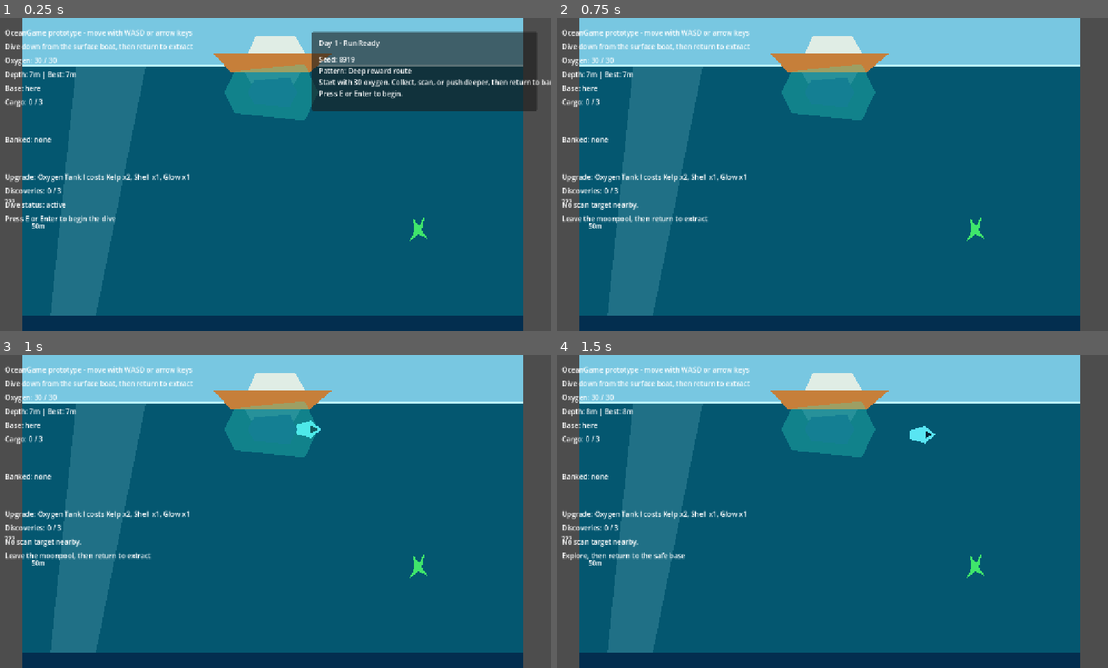
Above: before the commit, frames 1-4 (two rows, left to right).
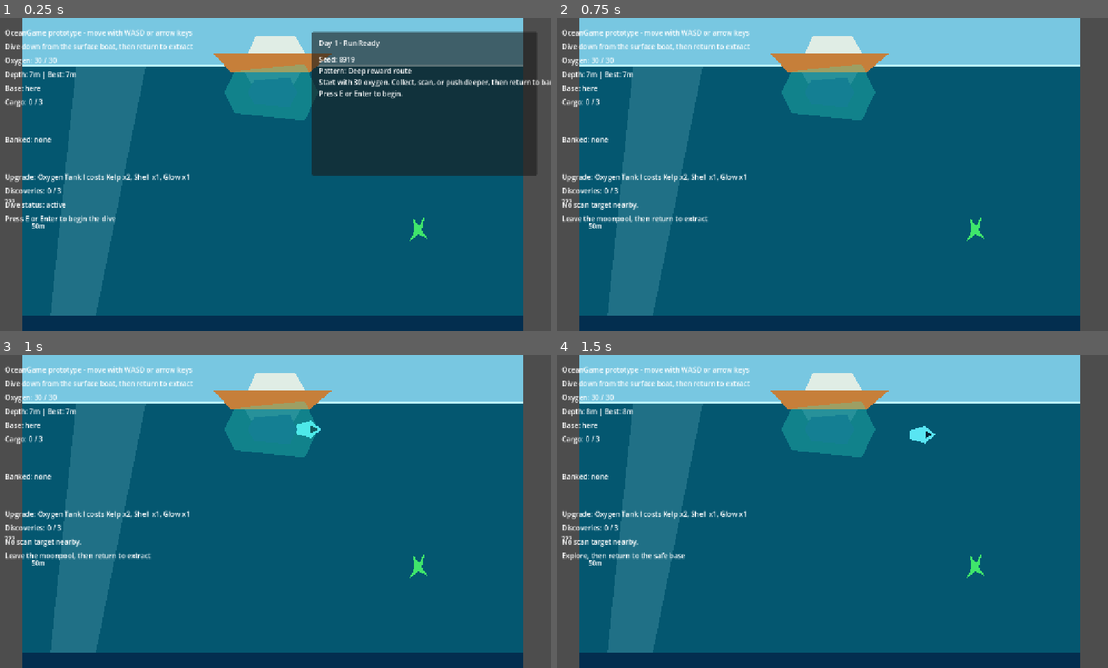
Above: after the commit, the same moments.

Repository: joeypshell/OceanGame
Game: Godot game, scene res://scenes/Main.tscn
The game is run twice, just before and just after one commit, with the same random seed, the same clock (stepped at 60 frames per second) and the same inputs.
Inputs:
- Up to frame 1 (0.25 s): no input
- Up to frame 2 (0.75 s): tap E (interact) at 0.5 s; hold D (move_right) from 0.53 s (still down); tap F (scan) at 0.6 s
- Up to frame 3 (1 s): keep holding D (move_right)
- Up to frame 4 (1.5 s): release D (move_right) at 1.28 s; hold S (move_down) from 1.28 s (still down); tap E (interact) at 1.35 s

The runs differ from the first frame. In frame 1, 8.4% of the frame differs, in the area x 56-98%, y 29-51%; in frame 2, nothing differs; in frame 3, nothing differs; in frame 4, nothing differs.

Commit message:
Resolve #30 add run telemetry checklist

Diff:
--- a/scenes/Main.tscn
+++ b/scenes/Main.tscn
@@ -547,7 +547,7 @@
 offset_left = 730.0
 offset_top = 32.0
 offset_right = 1248.0
-offset_bottom = 214.0
+offset_bottom = 362.0
 
 [node name="RunTitle" type="Label" parent="HUD/RunPanel"]
 offset_left = 16.0
@@ -560,15 +560,15 @@
 offset_left = 16.0
 offset_top = 52.0
 offset_right = 492.0
-offset_bottom = 166.0
+offset_bottom = 314.0
 text = "Press E or Enter to begin."
 
 [node name="UpgradePanel" type="Panel" parent="HUD"]
 visible = false
 offset_left = 730.0
-offset_top = 228.0
+offset_top = 376.0
 offset_right = 1248.0
-offset_bottom = 454.0
+offset_bottom = 602.0
 
 [node name="UpgradeMenuTitle" type="Label" parent="HUD/UpgradePanel"]
 offset_left = 16.0
--- a/scripts/main.gd
+++ b/scripts/main.gd
@@ -68,6 +68,10 @@
 var last_result_summary := ""
 var upgrade_menu_feedback := ""
 var current_resource_cluster_pattern := "cautious"
+var run_collected_resources: Array[String] = []
+var run_completed_scans: Array[String] = []
+var run_predator_contacts := 0
+var run_failure_cause := "none"
 
 func _ready() -> void:
 	base_zone.body_entered.connect(_on_base_zone_body_entered)
@@ -119,6 +123,7 @@
 		_format_resource_counts(extracted_cargo),
 		roundi(progression_state.best_depth_reached)
 	]
+	last_result_summary += _format_run_telemetry("extracted")
 	upgrade_menu_feedback = "Deposited %d resource(s) into the bank.%s" % [
 		extracted_count,
 		_format_resource_counts(extracted_cargo)
@@ -128,7 +133,10 @@
 	_update_hud()
 
 func _fail_dive() -> void:
+	if run_failure_cause == "none":
+		run_failure_cause = "oxygen depleted"
 	last_result_summary = "Dive failed: oxygen depleted.\nCarried cargo lost.\nBanked resources, upgrades, and scans kept.\nBest depth: %dm." % roundi(progression_state.best_depth_reached)
+	last_result_summary += _format_run_telemetry("failed")
 	upgrade_menu_feedback = ""
 	_save_progression()
 	status_label.text = "Dive failed: oxygen depleted. Cargo lost."
@@ -154,6 +162,7 @@
 func _prepare_next_run() -> void:
 	progression_state.advance_run()
 	dive_session.reset(_current_max_oxygen())
+	_reset_run_telemetry()
 	_place_starter_resources_for_run()
 
 func _on_base_zone_body_entered(body: Node2D) -> void:
@@ -217,6 +226,7 @@
 		target.description,
 		target.gameplay_fact
 	)
+	run_completed_scans.append(target.discovery_id)
 	if target.discovery_id == "lantern_fry":
 		glow_plankton_highlight_timer = 8.0
 	elif target.discovery_id == "thermal_vent":
@@ -261,7 +271,10 @@
 		return
 
 	pickup.collect()
+	run_collected_resources.append(pickup.definition.id)
 	dive_session.drain_oxygen(collect_oxygen_cost)
+	if dive_session.result == DiveSessionScript.Result.FAILED:
+		run_failure_cause = "oxygen depleted after collecting %s" % pickup.definition.display_name
 	if dive_session.result == DiveSessionScript.Result.FAILED:
 		_fail_dive()
 	else:
@@ -277,7 +290,10 @@
 		knockback_direction = Vector2.UP
 
 	player.apply_knockback(knockback_direction, 520.0, 0.55)
+	run_predator_contacts += 1
 	dive_session.drain_oxygen(predator_contact_oxygen_cost)
+	if dive_session.result == DiveSessionScript.Result.FAILED:
+		run_failure_cause = "oxygen depleted after predator contact"
 	if dive_session.result == DiveSessionScript.Result.FAILED:
 		_fail_dive()
 	else:
@@ -478,6 +494,35 @@
 		_:
 			return pattern
 
+func _reset_run_telemetry() -> void:
+	run_collected_resources.clear()
+	run_completed_scans.clear()
+	run_predator_contacts = 0
+	run_failure_cause = "none"
+
+func _format_run_telemetry(result_name: String) -> String:
+	return "\n\nPlaytest data:\nResult: %s\nSeed: %d\nPattern: %s\nCargo collected:%s\nScans: %s\nPredator contacts: %d\nOxygen at result: %d / %d\nFailure cause: %s" % [
+		result_name,
+		progression_state.current_run_seed,
+		_format_cluster_pattern(current_resource_cluster_pattern),
+		_format_resource_counts(run_collected_resources),
+		_format_scan_ids(run_completed_scans),
+		run_predator_contacts,
+		ceili(dive_session.oxygen),
+		ceili(dive_session.max_oxygen),
+		run_failure_cause
+	]
+
+func _format_scan_ids(scan_ids: Array[String]) -> String:
+	if scan_ids.is_empty():
+		return "none"
+
+	var parts: Array[String] = []
+	for scan_id in scan_ids:
+		parts.append(scan_id)
+
+	return ", ".join(parts)
+
 func _format_discoveries() -> String:
 	var discoveries := progression_state.scan_discoveries
 	var text := "Discoveries: %d / 3" % discoveries.size()
Not shown, changed: docs/current/GAMEPLAY.md
Not shown, changed: docs/planning/DAILY_RUNS.md
Not shown, added: docs/planning/RUN_PLAYTEST_CHECKLIST.md
